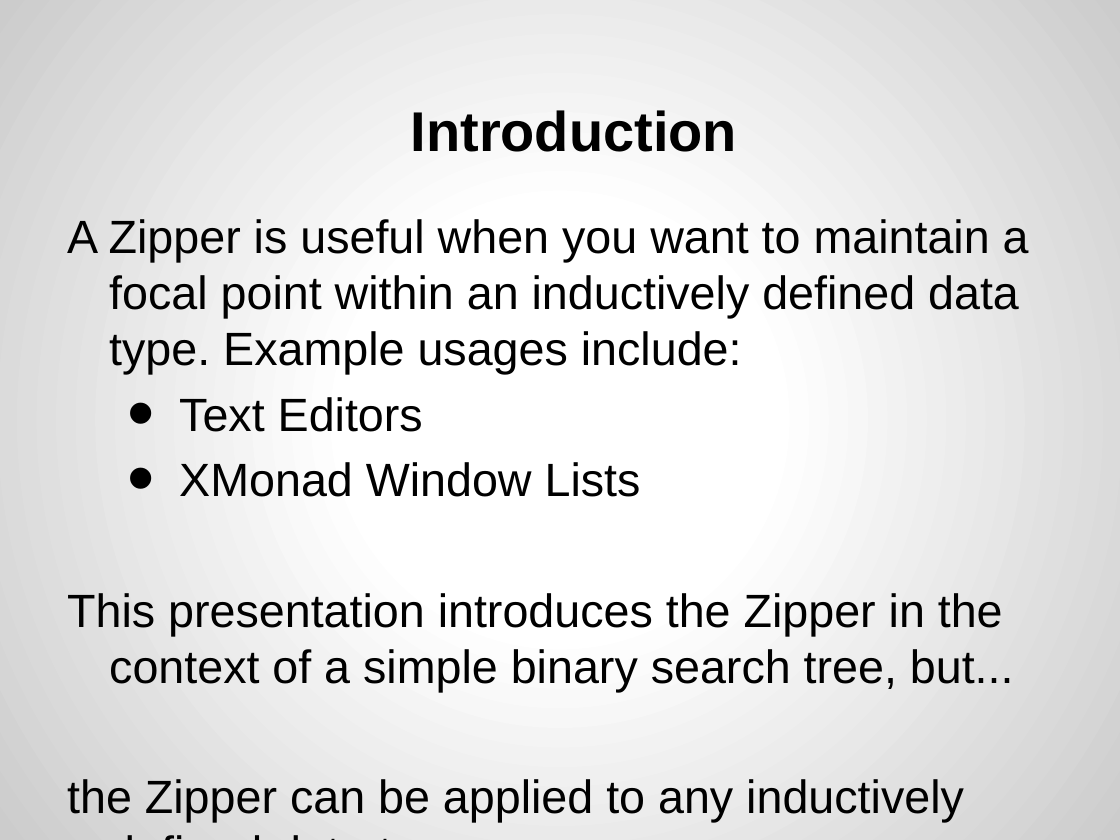
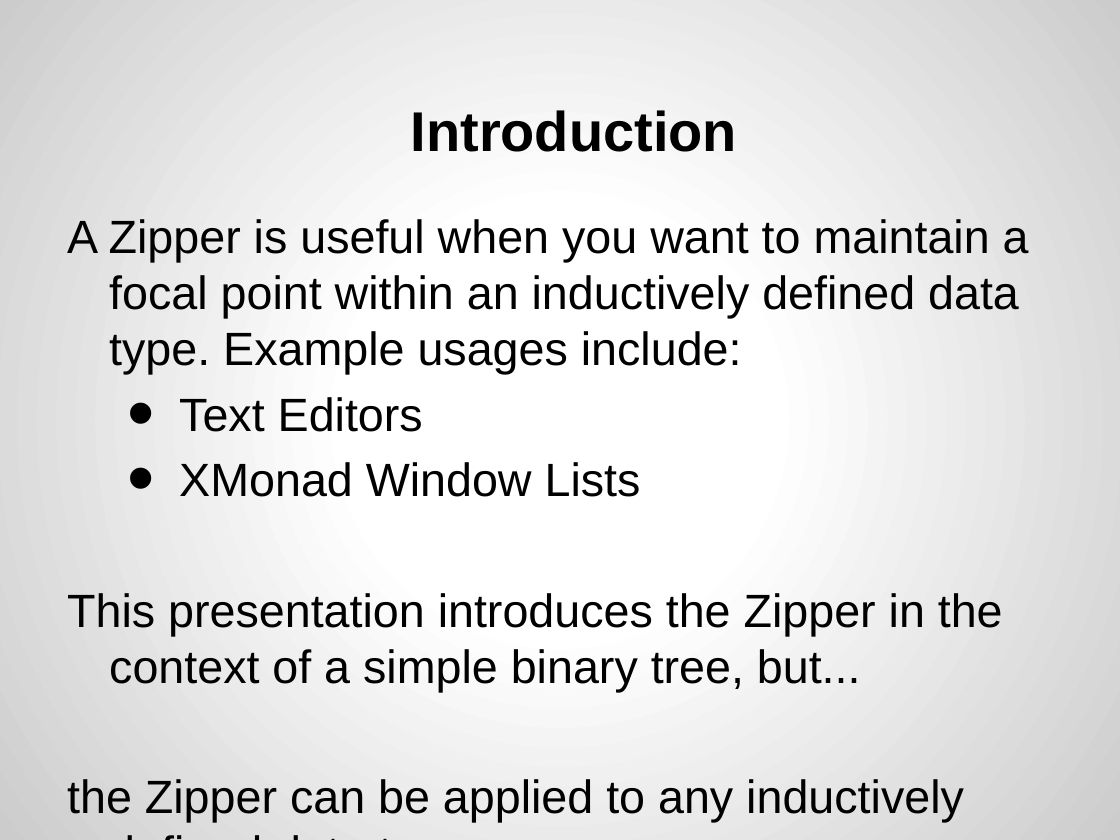
Before and after one commit to joel-wright/ZipperHS, a slide deck: slide 2 of Slides/The Zipper.pptx. Drawn at 1120x840 pixels with LibreOffice and Linux fonts; fonts in the diff are those of the drawing. Boxes give left, top, right and bottom in pixels: in the first picture for what was removed or moved away, otherwise in the second. Text is boxed around its words. In the diff, an @@ line names an element or a change of style, - is before the commit and + after.

Commit message:
Tweaked slides (not a search tree)

```diff
--- a/Slides/The Zipper.pptx
+++ b/Slides/The Zipper.pptx
@@ text at box(67, 593, 1003, 692): text changed @@
-This presentation introduces the Zipper in the context of a simple binary search tree, but...
+This presentation introduces the Zipper in the context of a simple binary tree, but...
```
Also in this commit, not shown: 2 other slides changed, 1 other file.
